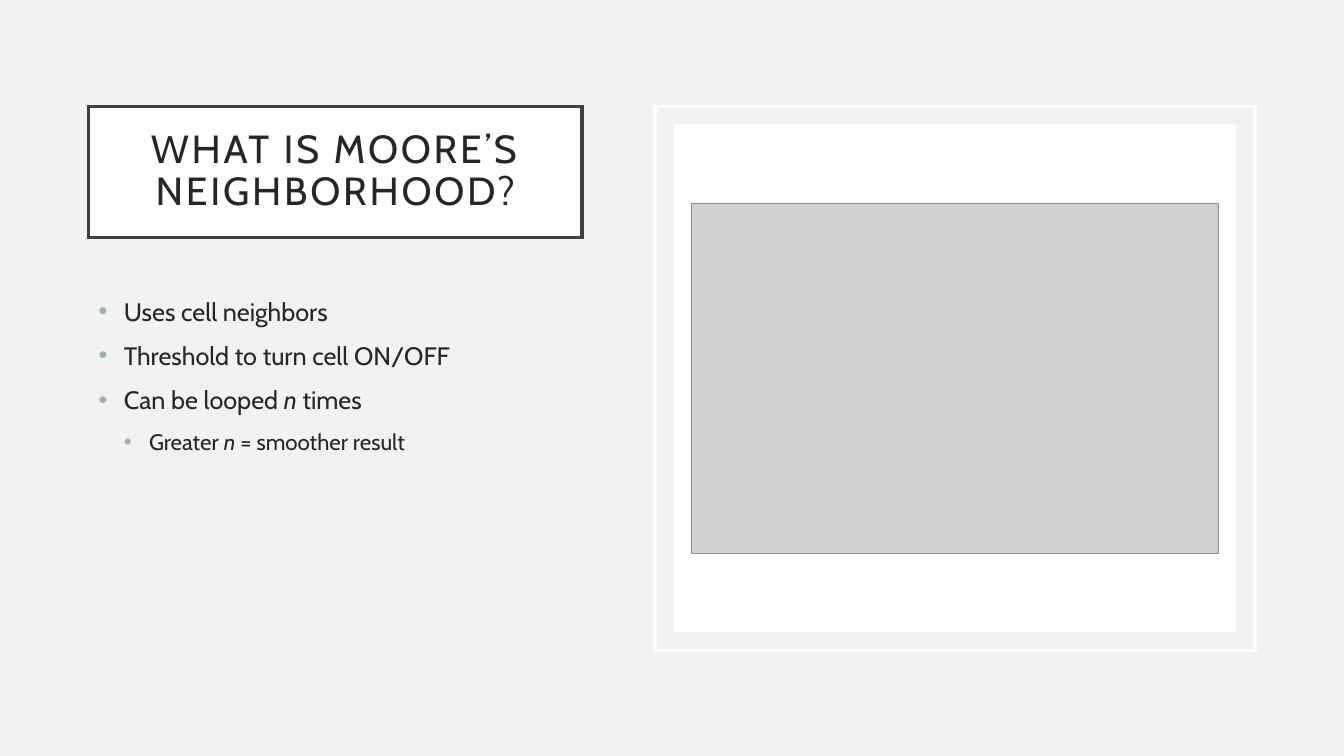
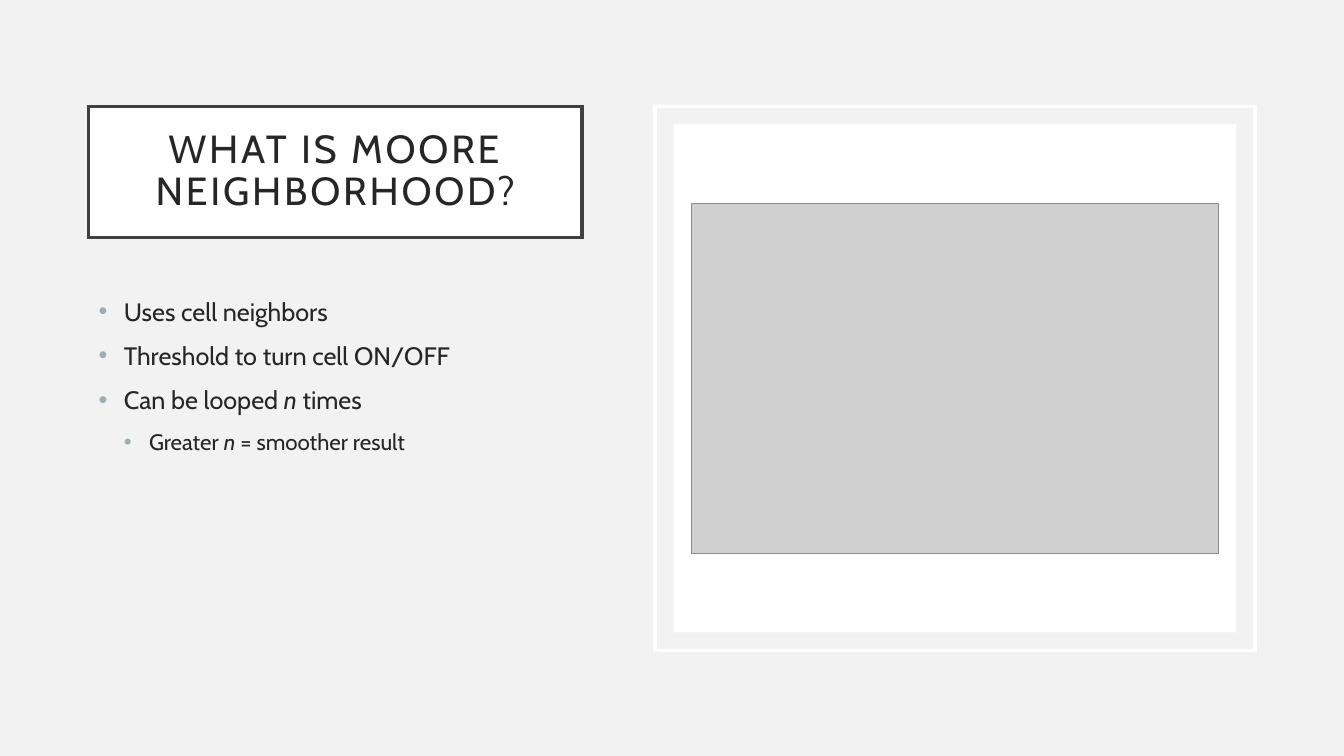
Before and after one commit to averyfollett/CellularAutomata, a slide deck: slide 3 of CellularAutomataMooreNeighborhoodPresentation_AveryFollett.pptx. Drawn at 1344x756 pixels with LibreOffice and Linux fonts; fonts in the diff are those of the drawing; grey boxes stand for pictures. Boxes give left, top, right and bottom in pixels: in the first picture for what was removed or moved away, otherwise in the second. Text is boxed around its words. In the diff, an @@ line names an element or a change of style, - is before the commit and + after.

Commit message:
fixed a typo in the presentation

```diff
--- a/CellularAutomataMooreNeighborhoodPresentation_AveryFollett.pptx
+++ b/CellularAutomataMooreNeighborhoodPresentation_AveryFollett.pptx
@@ title at (x1=156, y1=135, x2=515, y2=206): text changed @@
-WHAT IS MOORE’S NEIGHBORHOOD?
+WHAT IS MOORE NEIGHBORHOOD?
```
